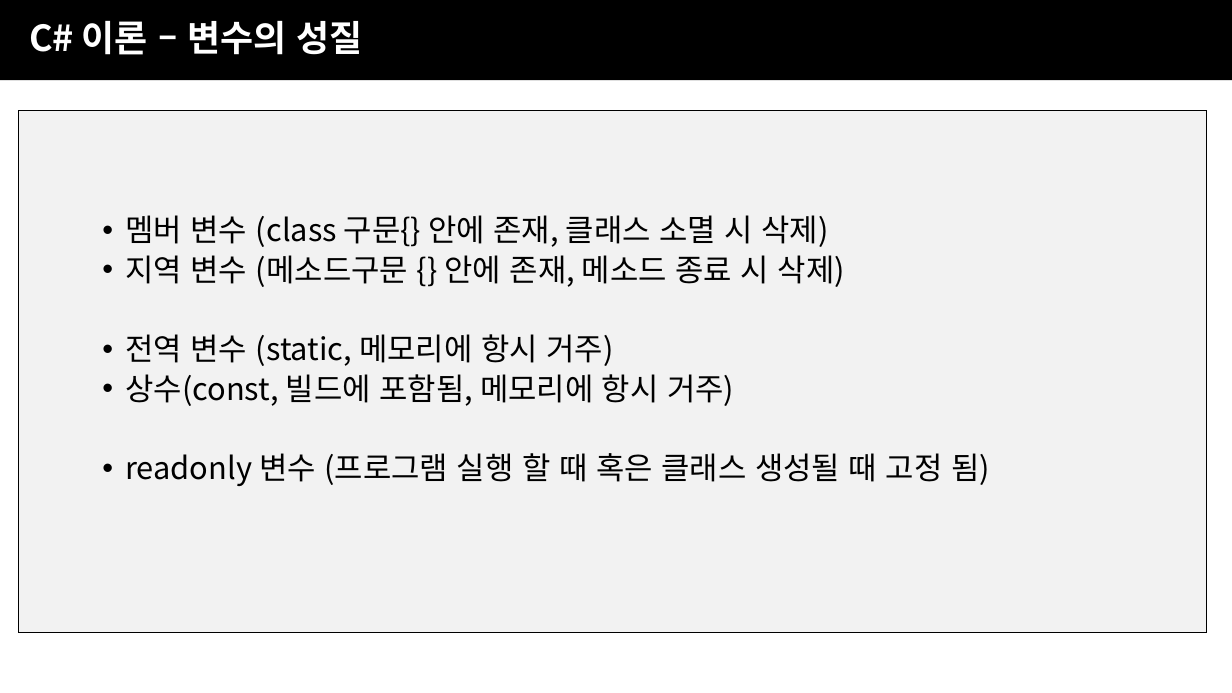
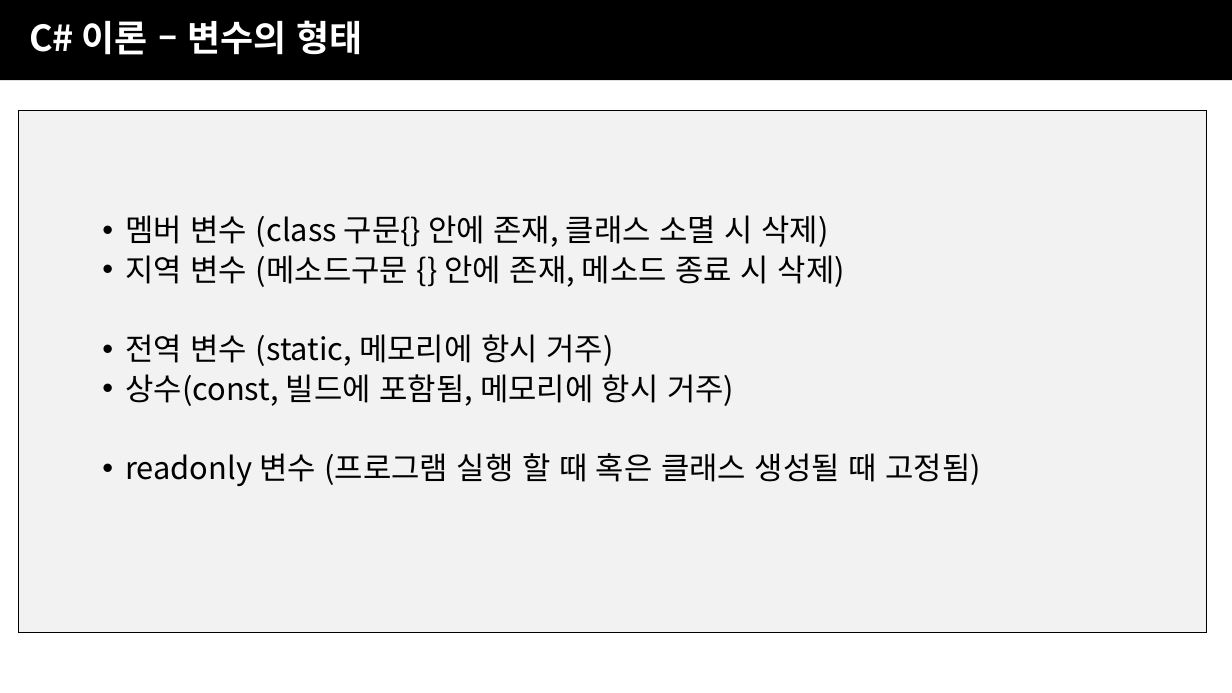
Before and after one commit to JJaery/SBSGameAcademy3, a slide deck: slide 21 of 2주차/SBS게임아카데미_UNITY주말4개월_2주차.pptx (slide 13 before the commit). Drawn at 1232x693 pixels with LibreOffice and Linux fonts; fonts in the diff are those of the drawing; background and template pictures are left out. Boxes give left, top, right and bottom in pixels: in the first picture for what was removed or moved away, otherwise in the second. Text is boxed around its words. In the diff, an @@ line names an element or a change of style, - is before the commit and + after.

```diff
--- a/2주차/SBS게임아카데미_UNITY주말4개월_2주차.pptx
+++ b/2주차/SBS게임아카데미_UNITY주말4개월_2주차.pptx
@@ text at (29, 20, 362, 55): text changed @@
-C# 이론 – 변수의 성질
+C# 이론 – 변수의 형태
@@ text at (125, 453, 981, 486): spaces changed @@
-  • readonly 변수 (프로그램 실행 할 때 혹은 클래스 생성될 때 고정 됨)
+  • readonly 변수 (프로그램 실행 할 때 혹은 클래스 생성될 때 고정됨)
```
Also in this commit, not shown: 18 other slides changed, 9 slides added.
